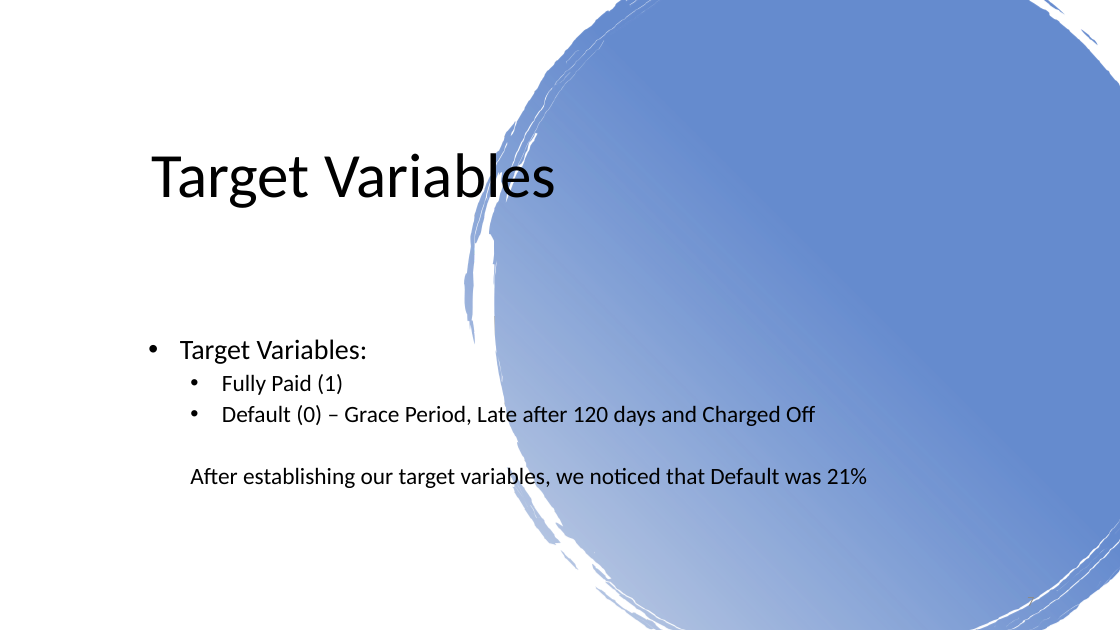
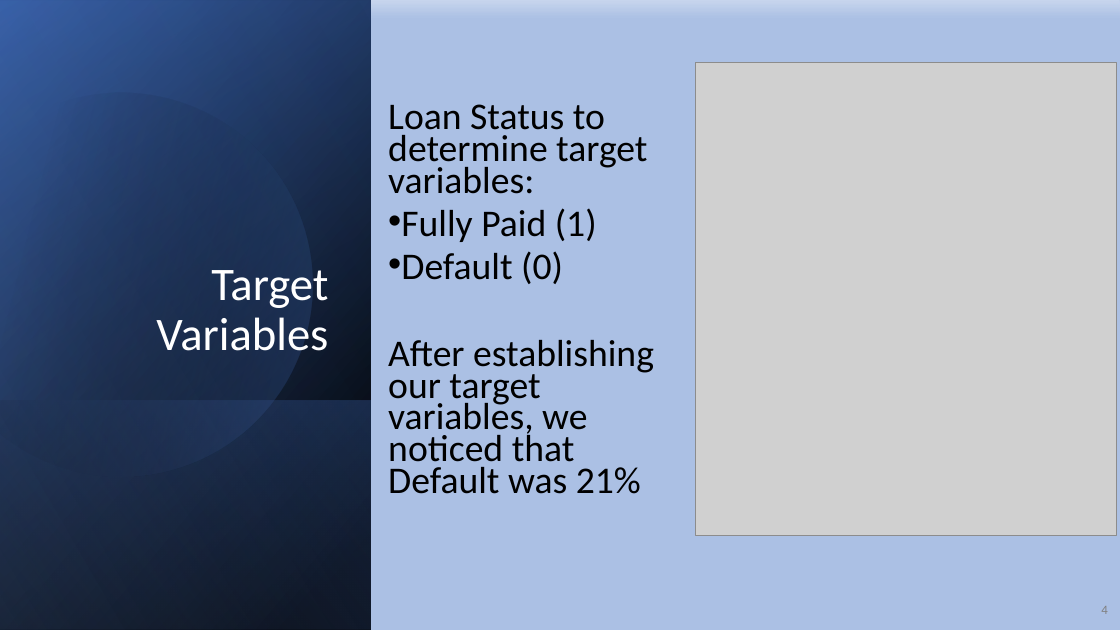
Before and after one commit to celesteshort/ml-lending-default, a slide deck: slide 4 of CapstonePresentationCS.pptx (slide 7 before the commit). Drawn at 1120x630 pixels with LibreOffice and Linux fonts; fonts in the diff are those of the drawing; grey boxes stand for pictures; background and template pictures are left out. Boxes give left, top, right and bottom in pixels: in the first picture for what was removed or moved away, otherwise in the second. Text is boxed around its words. In the diff, an @@ line names an element or a change of style, - is before the commit and + after.

```diff
--- a/CapstonePresentationCS.pptx
+++ b/CapstonePresentationCS.pptx
@@ background #FFFFFF to gradient #ABC0E4 to #C7D5ED @@
@@ rectangle added at (x1=0, y1=0, x2=1120, y2=630), fill gradient #ABC0E4 to #C7D5ED @@
@@ rectangle added at (x1=0, y1=0, x2=371, y2=630), fill gradient #000000 to #2F5597 @@
@@ rectangle added at (x1=0, y1=1, x2=371, y2=630), fill gradient #000000 to #4472C4 @@
@@ rectangle added at (x1=0, y1=0, x2=371, y2=629), fill gradient #000000 to #8FAADC @@
@@ freeform shape added at (x1=0, y1=47, x2=359, y2=515), fill gradient #000000 to #4472C4 @@
@@ title "Target Variables" moved from (x1=152, y1=144, x2=556, y2=212) to (x1=156, y1=270, x2=328, y2=351) @@
@@ title "Target Variables" at (x1=156, y1=270, x2=328, y2=351): size 54 to 40 pt, text colour #000000 to #FFFFFF; alignment centre to right @@
@@ subtitle "Loan Status to determine target ..." moved from (x1=180, y1=339, x2=867, y2=490) to (x1=388, y1=104, x2=654, y2=494) @@
@@ subtitle "Loan Status to determine target ..." at (x1=388, y1=104, x2=654, y2=494): vertical alignment top to middle @@
@@ picture added at (x1=696, y1=63, x2=1117, y2=536) @@
@@ subtitle at (x1=388, y1=104, x2=647, y2=194): text changed; size 24 to 32.3 pt @@
-• Target Variables:
+Loan Status to determine target variables:
@@ subtitle at (x1=388, y1=208, x2=654, y2=494): size 20 to 32.3 pt in "Fully Paid (1)", "After establishing our target variables, we noticed ..."; list level 2 to 1 in "Fully Paid (1)"; line spacing 0.9 to 0.7; list level 2 to 1 in "After establishing our target variables, ..." @@
@@ subtitle at (x1=401, y1=251, x2=563, y2=284): text changed; size 20 to 32.3 pt @@
-  • Default (0) – Grace Period, Late after 120 days and Charged Off
+• Default (0)
@@ rectangle added at (x1=0, y1=400, x2=371, y2=630), fill gradient #4472C4 to #000000 @@
@@ page number removed at (x1=1027, y1=597, x2=1034, y2=606) @@
-7
@@ page number added at (x1=1101, y1=606, x2=1107, y2=614), 11 pt, text #808080 @@
+4
```
Also in this commit, not shown: 9 other slides changed, 5 slides added, 2 slides removed, 1 other file.
